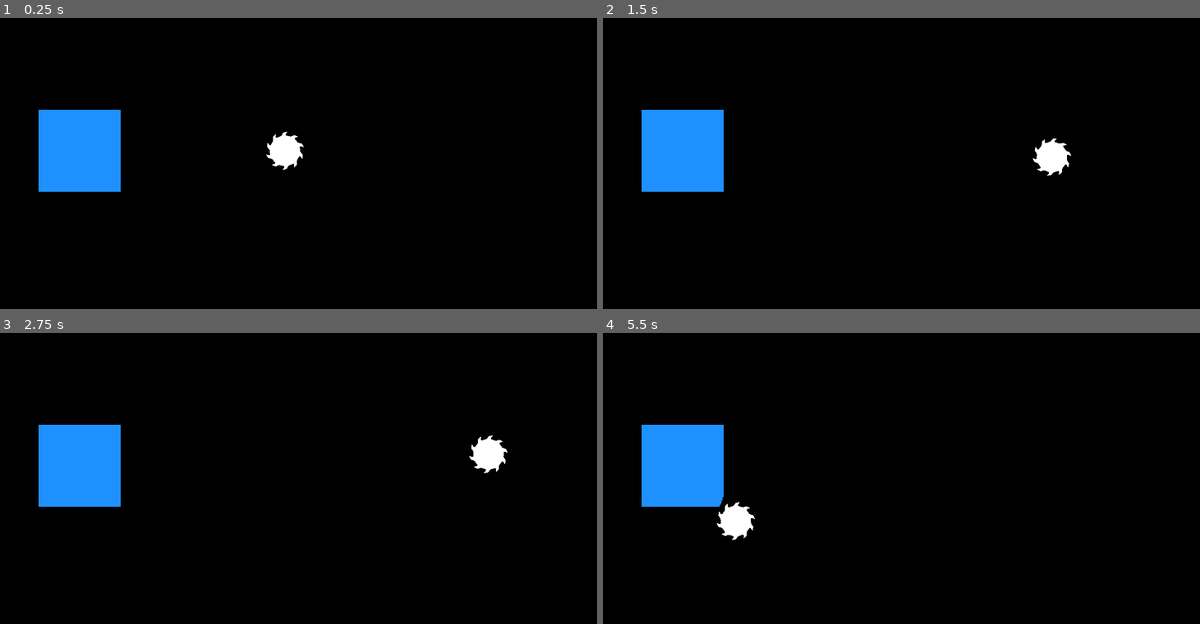
Above: before the commit, frames 1-4 (two rows, left to right).
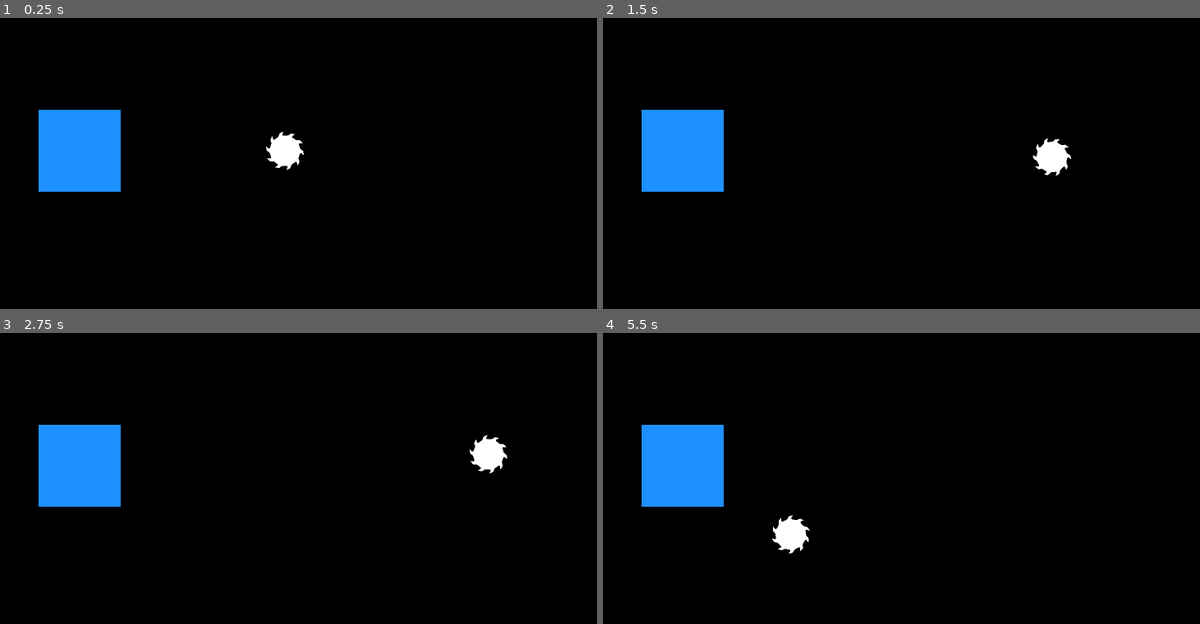
Above: after the commit, the same moments.

Repository: kelliedlynch/SpinGame
Game: Godot game, scene res://Playground/ArenaPlayground.tscn
Two runs of this game, one before a commit and one after it. Both use one fixed random seed, a clock stepped at 60 frames per second and the inputs below.
Inputs:
- Up to frame 1 (0.25 s): no input
- Up to frame 2 (1.5 s): tap Enter (ui_accept) at 0.5, 1.35 s; hold Right (ui_right) 0.53-1.28 s; hold Enter (ui_accept) 0.53-1.28 s; hold Down (ui_down) from 1.28 s (still down)
- Up to frame 3 (2.75 s): tap Enter (ui_accept) at 1.52, 1.82 s; release Down (ui_down) at 2.03 s; hold Right (ui_right) from 2.03 s (still down); hold Enter (ui_accept) from 2.03 s (still down)
- Up to frame 4 (5.5 s): release Right (ui_right) at 2.78 s; release Enter (ui_accept) at 2.78 s; hold Up (ui_up) 2.78-3.53 s; tap Enter (ui_accept) at 2.85, 3.02, 3.32, 4.35, 4.52, 4.82 s; hold Enter (ui_accept) 3.53-4.28 s; hold Left (ui_left) 3.53-5.03 s; hold Down (ui_down) from 5.03 s (still down); hold Enter (ui_accept) from 5.03 s (still down)

The runs differ from the first frame. In frame 1, 0.2% of the frame differs, in the area x 44-51%, y 38-53%; in frame 2, 0.2%; in frame 3, 0.2%; in frame 4, 1.1%, in the area x 18-35%, y 56-76%.

Commit message:
Physics feeling much better. Collisions with and movement through destructibles functioning properly. Need to re-implement sparks and fragments. Performance issues with the physics; frame rate drops sometimes.

Diff:
--- a/Component/Destructible/DestructibleArea.gd
+++ b/Component/Destructible/DestructibleArea.gd
@@ -20,7 +20,7 @@
 
 func _ready() -> void:
 	monitoring = true
-	monitorable = true
+	monitorable = false
 	#linear_damp = 100
 	#linear_damp_space_override = SPACE_OVERRIDE_COMBINE
 	#slowdown_zone.linear_damp = 100
--- a/Component/Destructor/Destructor.gd
+++ b/Component/Destructor/Destructor.gd
@@ -11,7 +11,6 @@
 var next_for = {}
 
 var cut_state = CutState.READY
-var last_cut_state = CutState.NOT_READY
 enum CutState{
 	CUTTING,
 	READY,
@@ -23,7 +22,10 @@
 
 # TODO: probably only Player destructor will be affected by spin; break out into
 #       separate class
+var max_spin_speed = 10
+var min_spin_speed = .1
 var spin_speed = 1
+var spin_accel = .7
 
 func _ready() -> void:
 	monitorable = true
@@ -60,24 +62,37 @@
 	parent.get_parent().spin_speed -= mat.material_resistance
 
 func _physics_process(delta: float) -> void:
-	var spin = parent.get_parent().spin_speed
+	spin_speed += spin_accel * delta
+	spin_speed = clamp(spin_speed, min_spin_speed, max_spin_speed)
 	var velocity = parent.linear_velocity
-	last_cut_state = cut_state
-	if cut_state != CutState.NOT_READY and (spin < cut_spin_threshold or velocity.length() < cut_velocity_threshold):
-		#cut_state = CutState.NOT_READY
-		for current_frame in next_for:
-			next_for[current_frame].position = current_frame.position
-			next_for[current_frame].scale = current_frame.scale
-	else:
-		#if cut_state == CutState.NOT_READY and spin >= cut_spin_threshold and velocity.length() >= cut_velocity_threshold:
-			#cut_state = CutState.READY
-		var next_frame_transform = velocity * delta * (1 + spin / 10)
-		var next_frame_scale = parent.get_parent().entity_scale * (1 + spin / 100)
-		for current_frame in next_for:
-			var next_frame = next_for[current_frame]
-			#next_frame.position = current_frame.position + next_frame_transform
-			#next_frame.scale = next_frame_scale
-			next_frame.position = current_frame.position + velocity * delta
+	for current_frame in next_for:
+		var poly_size = PolygonMath.size_of_polygon(current_frame.polygon)
+		var length = poly_size.x + velocity.length() * delta
+		var capsule = PolygonMath.generate_capsule_shape(length, poly_size.x / 2)
+		var rotated = PolygonMath.rotate_polygon(capsule, rad_to_deg(velocity.angle()))
+		var translated = PackedVector2Array()
+		var offset = velocity * delta
+		for pt in rotated:
+			translated.append(pt + offset)
+		next_for[current_frame].polygon = translated
+		next_for[current_frame].position = current_frame.position
+		next_for[current_frame].scale = current_frame.scale
+
+	#if cut_state != CutState.NOT_READY and (spin < cut_spin_threshold or velocity.length() < cut_velocity_threshold):
+		##cut_state = CutState.NOT_READY
+		#for current_frame in next_for:
+			#next_for[current_frame].position = current_frame.position
+			#next_for[current_frame].scale = current_frame.scale
+	#else:
+		##if cut_state == CutState.NOT_READY and spin >= cut_spin_threshold and velocity.length() >= cut_velocity_threshold:
+			##cut_state = CutState.READY
+		#var next_frame_transform = velocity * delta * (1 + spin / 10)
+		#var next_frame_scale = parent.get_parent().entity_scale * (1 + spin / 100)
+		#for current_frame in next_for:
+			#var next_frame = next_for[current_frame]
+			##next_frame.position = current_frame.position + next_frame_transform
+			##next_frame.scale = next_frame_scale
+			#next_frame.position = current_frame.position + velocity * delta
 
 func _translate_to_destructible_space(entity:DestructibleEntity) -> Array[PackedVector2Array]:
 	var translated: Array[PackedVector2Array] = []
@@ -91,6 +106,7 @@
 	return translated
 
 func apply_destructor_to_destructible(entity: DestructibleEntity) -> Array[PackedVector2Array]:
+	#print(cutting_power())
 	var translated = _translate_to_destructible_space(entity)
 	# TODO: look at physicsserver2d shapes for this instead. currently just expanding hitbox to ensure
 	#       player doesn't get trapped
@@ -148,4 +164,7 @@
 	return PolygonMath.merge_recursive(clipped)
 
 func cutting_power() -> float:
-	return parent.linear_velocity.length() / 100 + spin_speed
+	var speed = spin_speed
+	if parent.linear_velocity.length() > 500:
+		speed += parent.linear_velocity.length() / 500
+	return speed
--- a/Entity/DestructibleEntity.gd
+++ b/Entity/DestructibleEntity.gd
@@ -20,8 +20,8 @@
 
 # TODO: have better cut start/stop detection, so that inertia can factor in.
 const CUT_INERTIA = .1
-var material_hardness = 3
-var material_resistance = .1
+var material_hardness = 8
+var material_resistance = .05
 var material_max_cut_speed = 300
 var material_linear_damp = 3
 
--- a/Entity/DestructibleEntity.tscn
+++ b/Entity/DestructibleEntity.tscn
@@ -1,9 +1,12 @@
-[gd_scene load_steps=5 format=3 uid="uid://lao37d41bf1w"]
+[gd_scene load_steps=6 format=3 uid="uid://lao37d41bf1w"]
 
 [ext_resource type="Script" path="res://Entity/DestructibleEntity.gd" id="2_de7c5"]
 [ext_resource type="Script" path="res://Component/VisibleArea.gd" id="2_f0jng"]
 [ext_resource type="Script" path="res://Component/Destructible/DestructibleArea.gd" id="3_2lp58"]
 [ext_resource type="Script" path="res://Component/Destructible/DestructibleHitbox.gd" id="4_832lt"]
+
+[sub_resource type="PhysicsMaterial" id="PhysicsMaterial_5elrg"]
+bounce = 0.25
 
 [node name="DestructibleEntity" type="Node2D"]
 script = ExtResource("2_de7c5")
@@ -12,6 +15,7 @@
 script = ExtResource("3_2lp58")
 
 [node name="DestructibleHitbox" type="AnimatableBody2D" parent="."]
+physics_material_override = SubResource("PhysicsMaterial_5elrg")
 script = ExtResource("4_832lt")
 
 [node name="VisibleArea" type="Node2D" parent="."]
--- a/Player/Player.gd
+++ b/Player/Player.gd
@@ -6,10 +6,7 @@
 @onready var visible_area: VisibleArea = $RigidHitbox/VisibleArea
 @onready var destructor: Destructor = $RigidHitbox/Destructor
 
-var max_spin_speed = 10
-var min_spin_speed = .1
-var spin_speed = 1
-var spin_accel = .7
+
 
 #signal needs_push
 var pre_collision_velocity = Vector2.ZERO
@@ -28,12 +25,12 @@
 	var circle = PolygonMath.generate_circle_polygon(polysize.x / 2)
 	update_polygons(hitbox, [circle])
 	update_polygons(visible_area, [saw])
-	update_polygons(destructor, [circle])
+	var cap = PolygonMath.generate_capsule_shape(polysize.x, polysize.x / 2)
+	update_polygons(destructor, [cap])
+
 	super._ready()
 
 func _process(delta: float) -> void:
-	if destructor.cut_state != destructor.CutState.CUTTING:
-		spin_speed += delta * spin_accel
-		spin_speed = clamp(spin_speed, min_spin_speed, max_spin_speed)
-	var r = spin_speed * delta
+
+	var r = destructor.spin_speed * delta / 4
 	visible_area.rotate(r)
--- a/Player/PlayerHitbox.gd
+++ b/Player/PlayerHitbox.gd
@@ -29,87 +29,52 @@
 	input_vector = Vector2.ZERO
 	state.linear_velocity = state.linear_velocity.limit_length(max_speed)
 
-	if destructor.cut_state == destructor.CutState.NOT_READY:
-		pass
-
-	var test = move_and_collide(state.linear_velocity * state.step, true, .08, false)
+	var test = move_and_collide(state.linear_velocity * state.step, true, .08, true)
 	###print(state.transform)
 	if test != null and test.get_collider() is DestructibleHitbox:
 		#print("before ", state.linear_velocity)
 		custom_integrator = true
 		var destructible = test.get_collider().get_parent()
-		var travel = test.get_travel()
-		var dist = travel.length()
-		var safe_dist = max(abs(dist) - destructible.material_max_cut_speed * state.step - 1, 0)
-
-		var angle = travel.angle()
-		var vec = Vector2.from_angle(angle)
-		var safe_vec = safe_dist * vec
-		move_and_collide(safe_vec, false, .08, false)
 
 		if destructor.cut_state == destructor.CutState.READY:
-			# TODO: see if inertia needs to apply to stopping cuts, too
 			var cut_threshold = destructible.material_hardness + destructible.CUT_INERTIA
 			if destructor.cutting_power() >= cut_threshold:
 				destructor.cut_state = destructor.CutState.CUTTING
 				destructor.target = destructible
 				begin_cut_velocity = state.linear_velocity
+			else:
+				custom_integrator = false
 
 		if destructor.cut_state == destructor.CutState.CUTTING:
-			var destructed = destructor.apply_destructor_to_destructible(destructible)
-			destructible.update_destructed(destructed)
-			destructor.spin_speed -= destructible.material_resistance
-			begin_cut_velocity = begin_cut_velocity.limit_length(begin_cut_velocity.length() - destructible.material_linear_damp)
-			var material_limited_velocity = state.linear_velocity.limit_length(destructible.material_max_cut_speed)
-			state.linear_velocity = material_limited_velocity if material_limited_velocity.length() < begin_cut_velocity.length() else begin_cut_velocity
 
-		state.linear_velocity =state.linear_velocity.limit_length(max_speed)
-		state.integrate_forces()
+			if destructor.cutting_power() >= destructible.material_hardness - destructible.CUT_INERTIA:
+				var travel = test.get_travel()
+				var dist = travel.length()
+				var safe_dist = max(abs(dist) - destructible.material_max_cut_speed * state.step - 1, 0)
 
-		pass
+				var angle = travel.angle()
+				var vec = Vector2.from_angle(angle)
+				var safe_vec = safe_dist * vec
+				move_and_collide(safe_vec, false, .08, false)
+				var destructed = destructor.apply_destructor_to_destructible(destructible)
+				destructible.update_destructed(destructed)
+				destructor.spin_speed -= destructible.material_resistance
+				begin_cut_velocity = begin_cut_velocity.limit_length(begin_cut_velocity.length() - destructible.material_linear_damp)
+				var material_limited_velocity = state.linear_velocity.limit_length(destructible.material_max_cut_speed)
+				state.linear_velocity = material_limited_velocity if material_limited_velocity.length() < begin_cut_velocity.length() else begin_cut_velocity
+				state.linear_velocity = state.linear_velocity.limit_length(max_speed)
+				state.integrate_forces()
+			else:
+				#move_and_collide(state.linear_velocity * state.step)
+				destructor.cut_state = destructor.CutState.READY
+				state.linear_velocity = begin_cut_velocity
+				begin_cut_velocity = Vector2.ZERO
+				custom_integrator = false
 	else:
 		destructor.cut_state = destructor.CutState.READY
 		begin_cut_velocity = Vector2.ZERO
 		custom_integrator = false
-		#if test.get_collider() is DestructibleHitbox:
-			##state.total_linear_damp = test.get_collider().get_parent().linear_damp
-			#state.linear_velocity = state.linear_velocity.clamp(Vector2(-100, -100), Vector2(100, 100))
-		#call_deferred("c", test.get_collider())
-		#pass
 
-
-	#if needs_push == true:
-		#state.linear_velocity += last_frame_velocity / 2
-		#
-		#needs_push = false
-	#if get_contact_count() == 0:
-		#last_frame_velocity = state.linear_velocity
-		#pass
-	#if state.linear_velocity.length() > max_speed:
-		#state.linear_velocity = state.linear_velocity.clamp(Vector2(-max_speed, -max_speed), Vector2(max_speed, max_speed))
-	#if get_contact_count() == 0:
-		#get_parent().linear_velocity = state.linear_velocity
-	#get_parent().linear_velocity = state.linear_velocity
-
-#func _physics_process(delta: float) -> void:
-	#if destructor.target != null:
-		#print(destructor.cutting_power())
-		#pass
-	#if destructor.target != null and destructor.cut_state == destructor.CutState.CUTTING and destructor.cutting_power() > destructor.target.material_hardness:
-		#destructor.apply_destructor_to_destructible(destructor.target)
-		#parent.spin_speed -= delta * (parent.spin_accel + destructor.target.material_resistance)
-
-#func _input(event: InputEvent) -> void:
-	#var power = 1000
-	#if event.is_action_pressed("ui_left"):
-		##linear_velocity += Vector2(-power, 0)
-		#apply_central_force(Vector2(-power, 0))
-	#if Input.is_action_pressed("ui_right"):
-		#linear_velocity += Vector2(power, 0)
-	#if Input.is_action_pressed("ui_up"):
-		#linear_velocity += Vector2(0, -power)
-	#if Input.is_action_pressed("ui_down"):
-		#linear_velocity += Vector2(0, power)
 
 func _process(delta) -> void:
 	#last_frame_velocity = linear_velocity
--- a/Utility/PolygonMath.gd
+++ b/Utility/PolygonMath.gd
@@ -128,28 +128,17 @@
 
 	return merge_recursive(merged)
 
-	#var merged: Array[PackedVector2Array] = [polys[0]]
-	#for i in range(1, polys.size()):
-		#var new_merged: Array[PackedVector2Array] = []
-		#for m in merged:
-			#new_merged.append_array(Geometry2D.merge_polygons(polys[i], m))
-		#merged = new_merged
-	#var holes_removed: Array[PackedVector2Array] = []
-	#for poly in merged:
-		#if Geometry2D.is_polygon_clockwise(poly) == true:
-			#continue
-		#holes_removed.append(poly)
-	#
-	#
-	#
-	#if polys.size() == holes_removed.size():
-		#var are_identical = true
-		#for poly in holes_removed.size():
-			#if polys[0] == holes_removed[0]:
-				#continue
-			#are_identical = false
-			#break
-		#if are_identical == true:
-			#return polys
-
-	#return merge_recursive(merged)
+static func generate_capsule_shape(len, r) -> PackedVector2Array:
+	var polys: Array[PackedVector2Array] = [PackedVector2Array(), PackedVector2Array(), PackedVector2Array()]
+	var circle = generate_circle_polygon(r)
+	if len <= r * 2 + 10: return circle
+	for pt in circle:
+		polys[0].append(Vector2(pt.x - len / 2 + r, pt.y))
+		polys[2].append(Vector2(pt.x + len / 2 - r, pt.y))
+	var rect: PackedVector2Array = [Vector2(-(len / 2 - r), -r),\
+				Vector2(len / 2 - r, -r),\
+				Vector2(len / 2 - r, r),\
+				Vector2(-(len / 2 - r), r)]
+	polys[1] = rect
+	var merged = merge_recursive(polys)[0]
+	return merged
